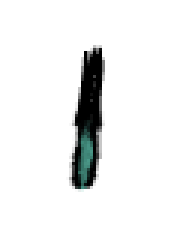
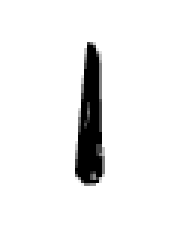
Revision of a layered 180 x 240 image; what changed, layer by layer:
removed layer "Modify" over left=66, top=45, right=105, bottom=192
showed "Layer", painted on it over left=69, top=42, right=105, bottom=189
